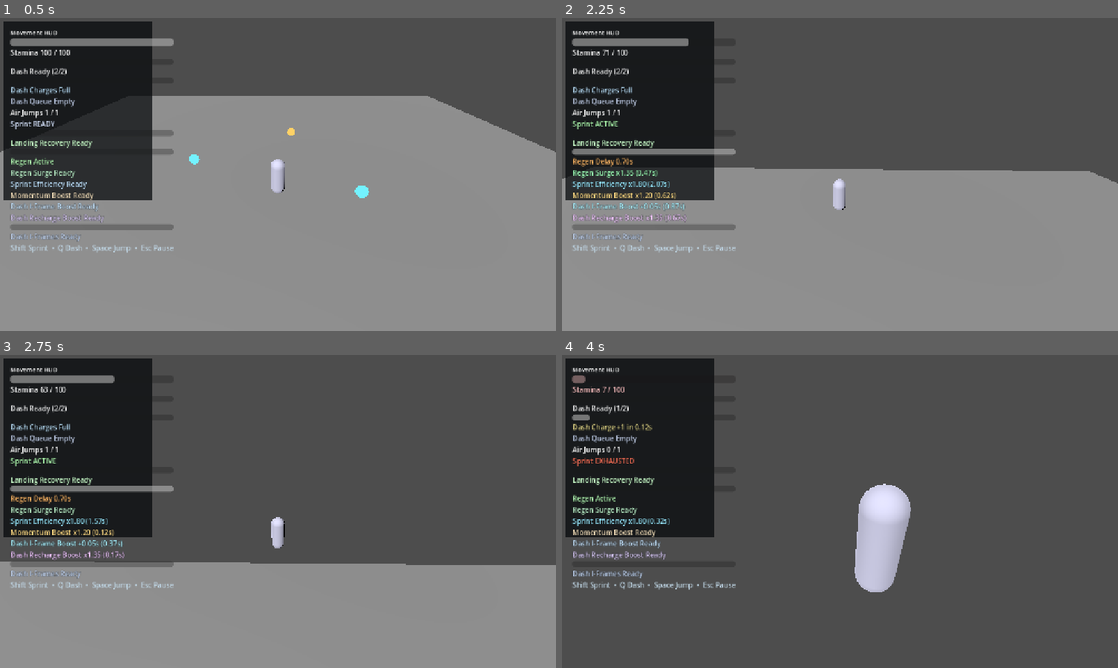
Above: before the commit, frames 1-4 (two rows, left to right).
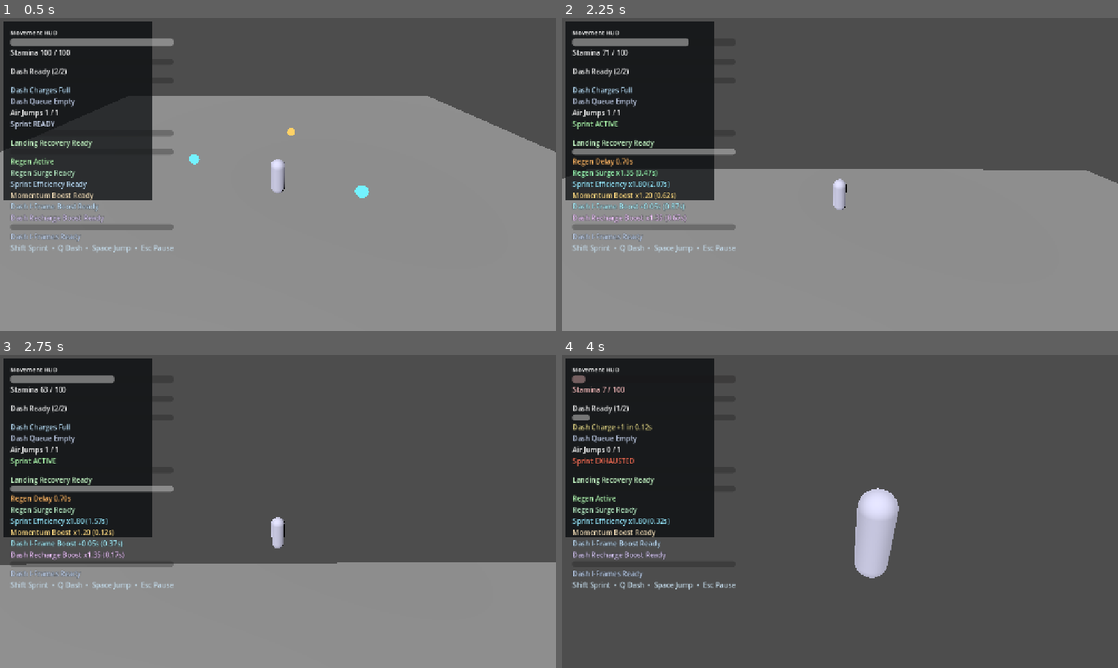
Above: after the commit, the same moments.

Repository: thegoatleroyjenkins/arpg-game
Game: Godot game, scene res://prototype3d/main_3d.tscn
Same seed, same stepped clock (60 frames per second), same inputs: the game is played once before the commit and once after it. This scene is started directly instead of the project's main scene.
Inputs (mouse positions are in pixels of both pictures, inside the frame that each line leads up to):
- Up to frame 1 (0.5 s): no input
- Up to frame 2 (2.25 s): tap Enter (ui_accept) at 0.5 s; move the mouse to (834, 180) at 0.52 s; hold Shift (sprint) 0.53-1.28 s; hold W (move_up) from 0.53 s (still down); tap Space (jump) at 0.77, 1.52 s; move the mouse to (878, 177) at 1.27 s; click (878, 177) at 1.35 s; tap Shift (sprint) at 1.55 s; move the mouse to (795, 171) at 2.02 s; hold Shift (sprint) from 2.03 s (still down); tap R (camera_recenter) at 2.1 s
- Up to frame 3 (2.75 s): keep holding W (move_up); keep holding Shift (sprint)
- Up to frame 4 (4 s): move the mouse to (845, 511) at 2.77 s; release W (move_up) at 2.78 s; release Shift (sprint) at 2.78 s; hold A (move_left) 2.78-3.53 s; tap Q (dash) at 2.85 s; tap Space (jump) at 3.02, 3.77 s; tap Shift (sprint) at 3.05 s; move the mouse to (817, 505) at 3.52 s; hold W (move_up) from 3.53 s (still down); hold Shift (sprint) from 3.53 s (still down)

Frame 1 is identical in both runs. In frame 2, 0.2% of the frame differs, in the area x 27-100%, y 47-62%; in frame 3, 0.6%; in frame 4, 1.1%, in the area x 52-63%, y 41-76%.

Commit message:
Add data-driven sprint turn responsiveness tuning

Diff:
--- a/prototype3d/default_player_tuning_3d.tres
+++ b/prototype3d/default_player_tuning_3d.tres
@@ -22,6 +22,7 @@
 sprint_ramp_up_per_second = 8.0
 sprint_ramp_down_per_second = 10.0
 turn_speed_degrees_per_second = 720.0
+sprint_turn_speed_multiplier = 0.82
 min_turn_speed_threshold = 0.1
 hard_landing_stamina_cost = 14.0
 hard_landing_dash_cancel_window = 0.07
--- a/prototype3d/player_3d.gd
+++ b/prototype3d/player_3d.gd
@@ -359,7 +359,12 @@
 	if horizontal_vel.length() > tuning.min_turn_speed_threshold:
 		look_target = global_position + horizontal_vel.normalized()
 		var desired_yaw := atan2(-horizontal_vel.x, -horizontal_vel.z)
-		rotation.y = lerp_angle(rotation.y, desired_yaw, deg_to_rad(tuning.turn_speed_degrees_per_second) * delta)
+		var turn_speed_multiplier: float = tuning.sprint_turn_speed_multiplier if sprinting_now else 1.0
+		rotation.y = lerp_angle(
+			rotation.y,
+			desired_yaw,
+			deg_to_rad(tuning.turn_speed_degrees_per_second * max(0.01, turn_speed_multiplier)) * delta
+		)
 
 	# Follow camera smoothly with scroll-wheel zoom and movement-aware look-ahead.
 	if Input.is_action_pressed(ACTION_CAMERA_RECENTER):
--- a/prototype3d/player_tuning_3d.gd
+++ b/prototype3d/player_tuning_3d.gd
@@ -38,6 +38,7 @@
 
 @export_group("Facing")
 @export var turn_speed_degrees_per_second: float = 720.0
+@export_range(0.25, 2.5, 0.01) var sprint_turn_speed_multiplier: float = 0.82
 @export var min_turn_speed_threshold: float = 0.1
 
 @export_group("Landing Feel")
Not shown, changed: README.md
